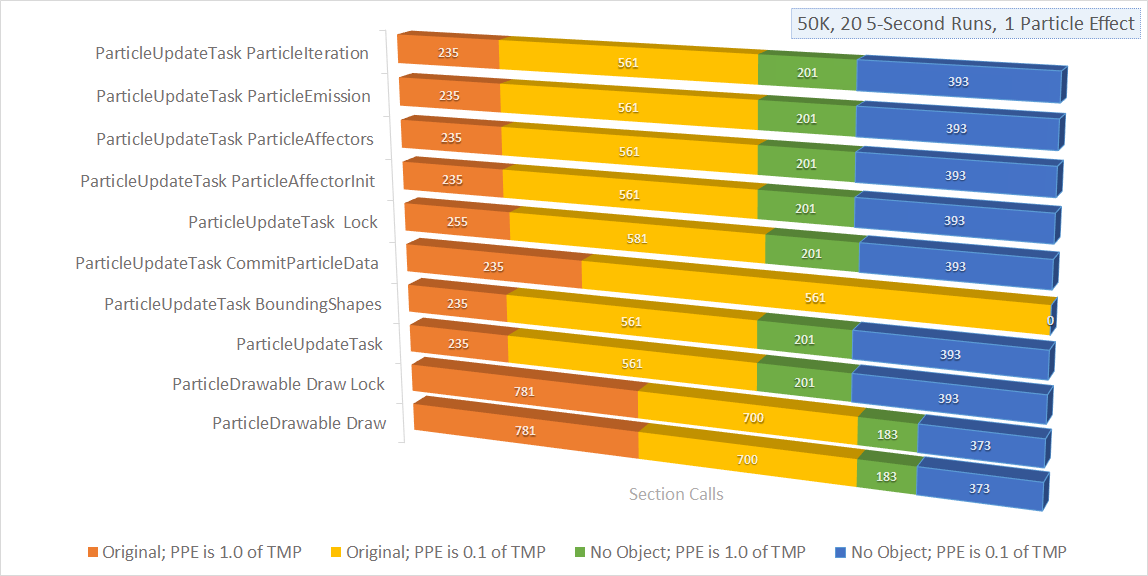
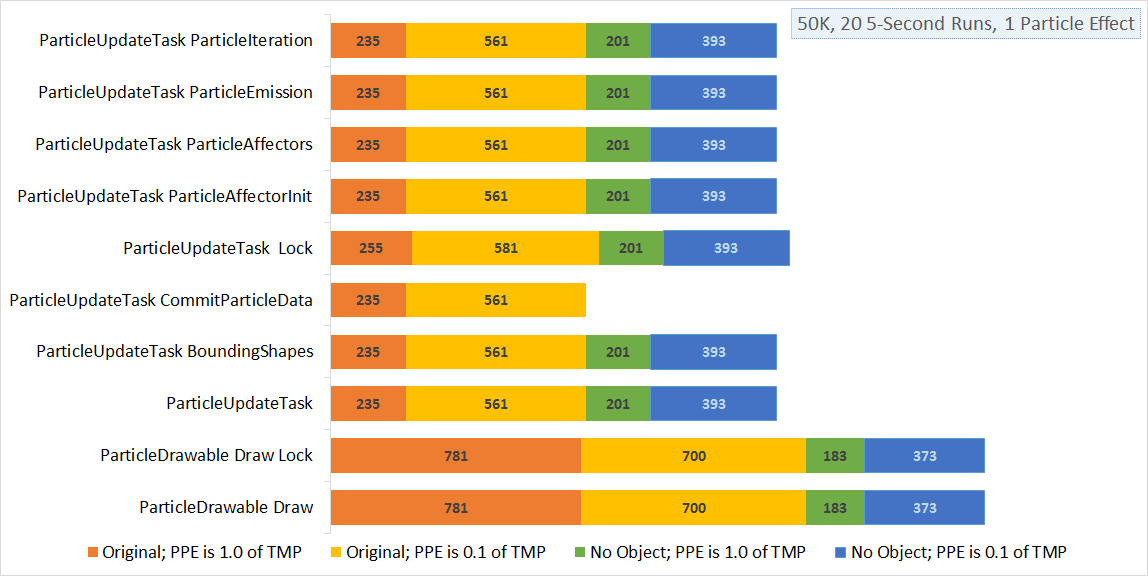
Layer changes from the first 1148px x 576px image to the second:
added layer "Layer 3" above "Layer 2" over [10, 14, 1069, 561]
